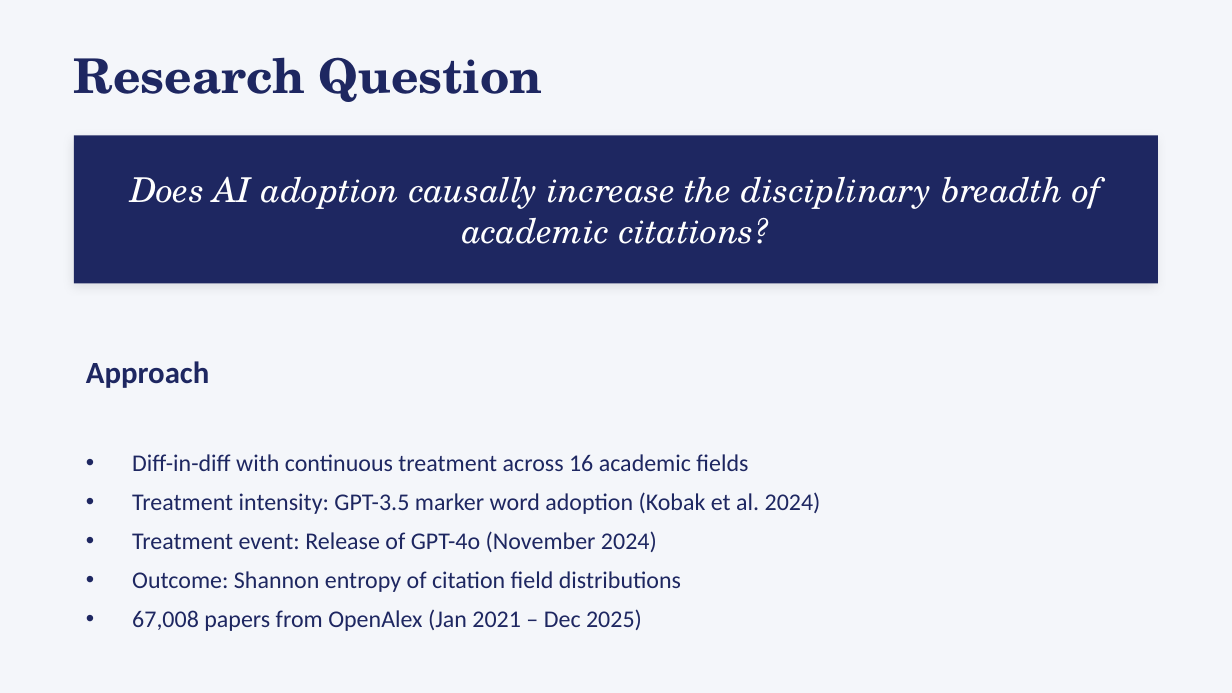
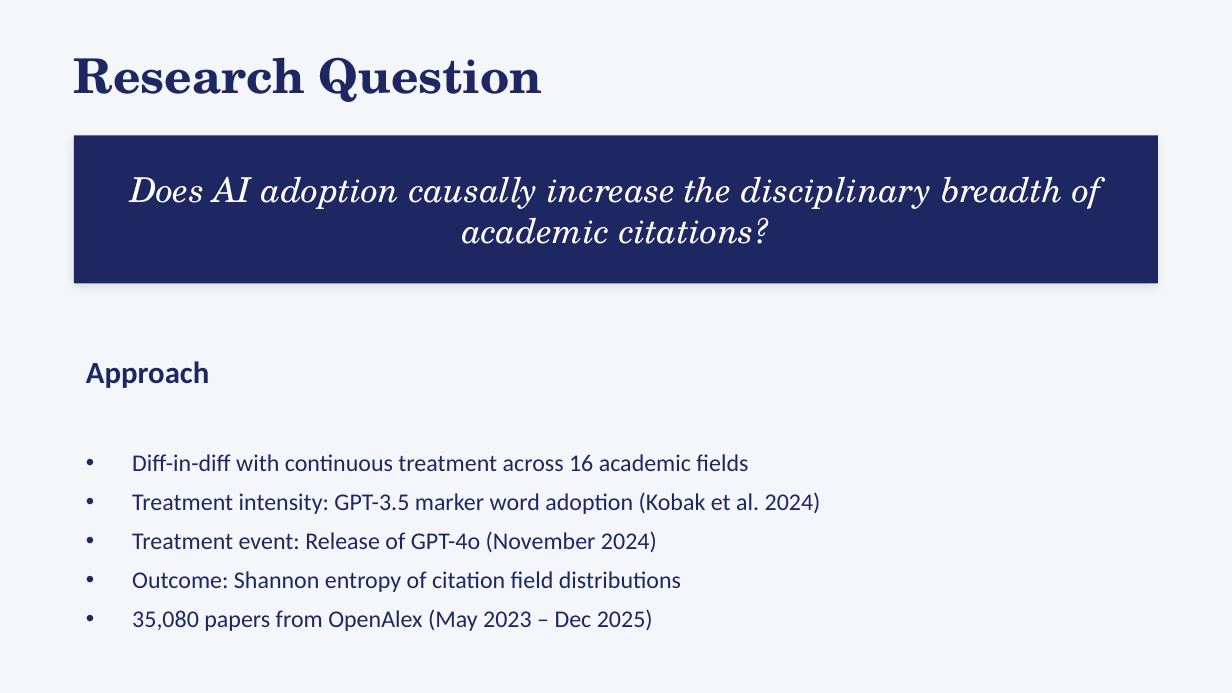
Before and after one commit to bheim/aig_final_project, a slide deck: slide 2 of claude work/output/presentation.pptx. Drawn at 1232x693 pixels with LibreOffice and Linux fonts; fonts in the diff are those of the drawing. Boxes give left, top, right and bottom in pixels: in the first picture for what was removed or moved away, otherwise in the second. Text is boxed around its words. In the diff, an @@ line names an element or a change of style, - is before the commit and + after.

```diff
--- a/claude work/output/presentation.pptx
+++ b/claude work/output/presentation.pptx
@@ text at box(132, 609, 653, 631): text changed @@
-• 67,008 papers from OpenAlex (Jan 2021 – Dec 2025)
+• 35,080 papers from OpenAlex (May 2023 – Dec 2025)
```
Also in this commit, not shown: 1 other slide changed, 19 other files.
